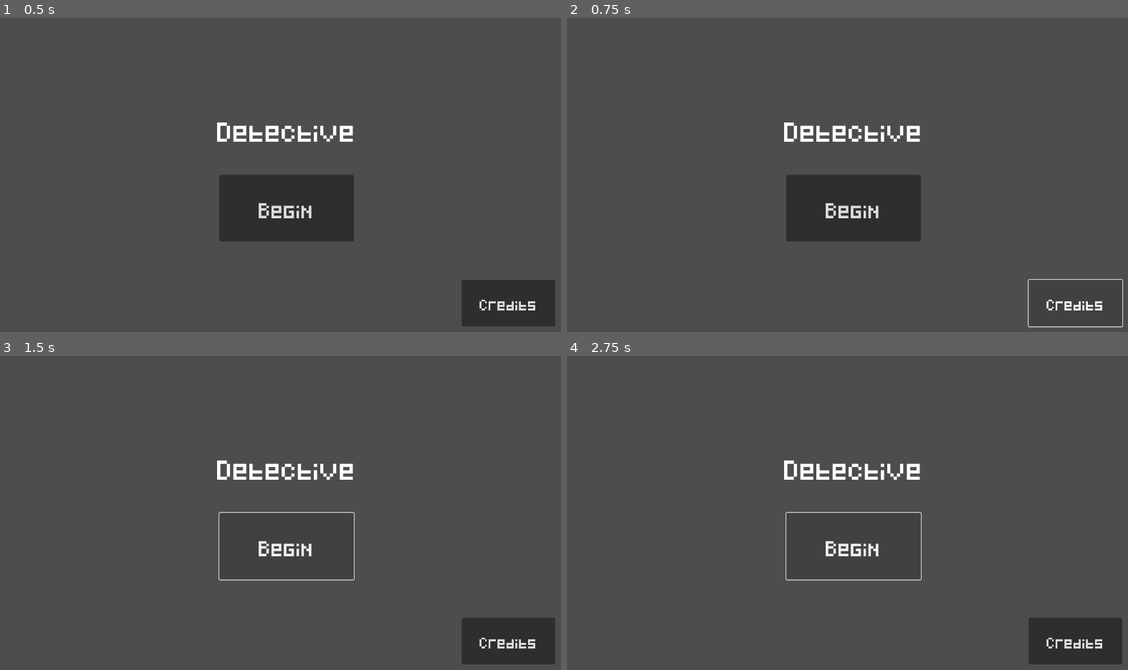
Above: before the commit, frames 1-4 (two rows, left to right).
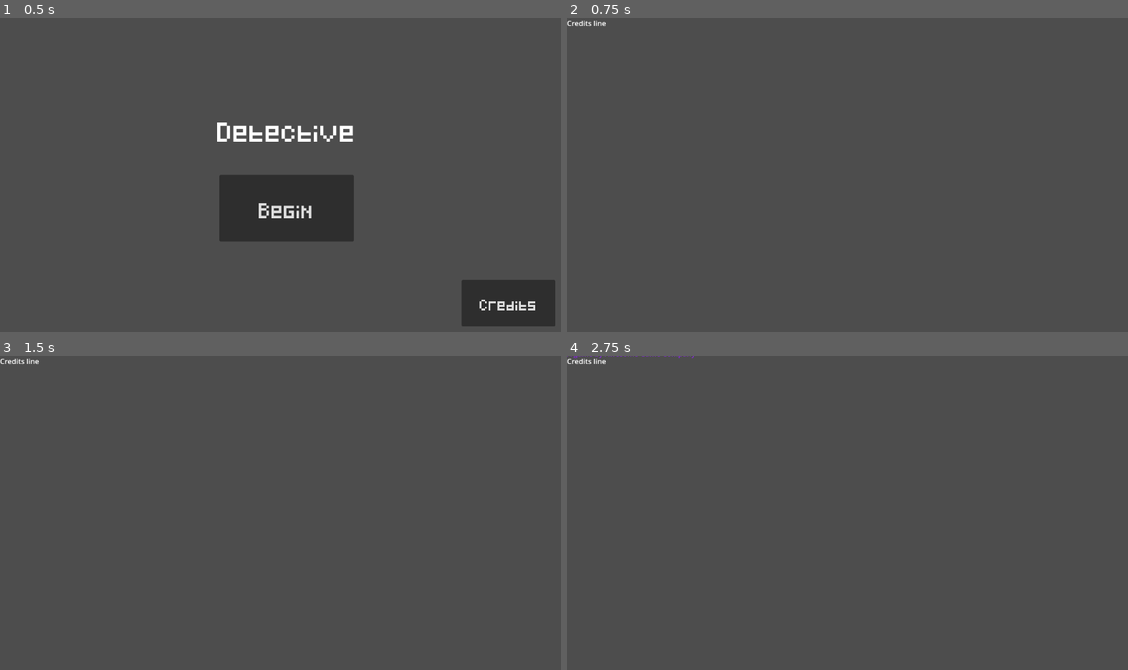
Above: after the commit, the same moments.

Repository: theRealDyer/godot_detective_project
Game: Godot game, scene res://scenes/main_menu.tscn
Same seed, same stepped clock (60 frames per second), same inputs: the game is played once before the commit and once after it. This scene is started directly instead of the project's main scene. Video files are missing from this copy of the repository; at most half a second of black plays in their place.
Inputs (mouse positions are in pixels of both pictures, inside the frame that each line leads up to):
- Up to frame 1 (0.5 s): no input
- Up to frame 2 (0.75 s): click "Credits" at 0.5 s
- Up to frame 3 (1.5 s): click (286, 547) at 1.25 s, where only the run before the commit has a clickable "Begin"
- Up to frame 4 (2.75 s): click (853, 547) at 2 s, where only the run before the commit has a clickable "Begin"

Frame 1 is identical in both runs. In frame 2, 6.1% of the frame differs, in the area x 0-100%, y 0-99%; in frame 3, 3.8%; in frame 4, 3.8%.

Commit message:
(not currently working) credits template scene added and credits button links from main menu to credits.

Diff:
--- /dev/null
+++ b/scenes/GodotCredits.tscn
@@ -0,0 +1,26 @@
+[gd_scene load_steps=2 format=3 uid="uid://8jfknu67yola"]
+
+[ext_resource type="Script" path="res://scripts/GodotCredits.gd" id="1_8x45d"]
+
+[node name="GodotCredits" type="Node2D"]
+script = ExtResource("1_8x45d")
+
+[node name="ColorRect" type="ColorRect" parent="."]
+anchors_preset = 15
+anchor_right = 1.0
+anchor_bottom = 1.0
+color = Color(0, 0, 0, 1)
+
+[node name="CreditsContainer" type="Control" parent="."]
+layout_mode = 3
+anchors_preset = 15
+anchor_right = 1.0
+anchor_bottom = 1.0
+grow_horizontal = 2
+grow_vertical = 2
+
+[node name="Line" type="Label" parent="CreditsContainer"]
+layout_mode = 0
+anchor_right = 1.0
+size_flags_horizontal = 3
+text = "Credits line"
--- a/scenes/credits.tscn
+++ /dev/null
@@ -1,9 +0,0 @@
-[gd_scene format=3 uid="uid://ctas3i7de8sqb"]
-
-[node name="Control" type="Control"]
-layout_mode = 3
-anchors_preset = 15
-anchor_right = 1.0
-anchor_bottom = 1.0
-grow_horizontal = 2
-grow_vertical = 2
--- a/scenes/main_menu.tscn
+++ b/scenes/main_menu.tscn
@@ -81,6 +81,7 @@
 text = "Begin"
 
 [node name="ButtonCredits" type="Button" parent="."]
+layout_mode = 0
 offset_left = 1031.0
 offset_top = 586.0
 offset_right = 1240.0
@@ -102,3 +103,6 @@
 offset_right = 1338.0
 offset_bottom = 761.0
 color = Color(0.137255, 0.137255, 0.145098, 1)
+
+[connection signal="pressed" from="ButtonBegin" to="." method="_on_button_begin_pressed"]
+[connection signal="pressed" from="ButtonCredits" to="." method="_on_button_credits_pressed"]
--- /dev/null
+++ b/scripts/GodotCredits.gd
@@ -0,0 +1,122 @@
+extends Node2D
+
+const section_time := 2.0
+const line_time := 0.3
+const base_speed := 100
+const speed_up_multiplier := 10.0
+const title_color := Color.BLUE_VIOLET
+
+# var scroll_speed := base_speed
+var speed_up := false
+
+@onready var line := $CreditsContainer/Line
+var started := false
+var finished := false
+
+var section
+var section_next := true
+var section_timer := 0.0
+var line_timer := 0.0
+var curr_line := 0
+var lines := []
+
+var credits = [
+	[
+		"A game by Awesome Game Company"
+	],[
+		"Programming",
+		"Programmer Name",
+		"Programmer Name 2"
+	],[
+		"Art",
+		"Artist Name"
+	],[
+		"Music",
+		"Musician Name"
+	],[
+		"Sound Effects",
+		"SFX Name"
+	],[
+		"Testers",
+		"Name 1",
+		"Name 2",
+		"Name 3"
+	],[
+		"Tools used",
+		"Developed with Godot Engine",
+		"https://godotengine.org/license",
+		"",
+		"Art created with My Favourite Art Program",
+		"https://myfavouriteartprogram.com"
+	],[
+		"Special thanks",
+		"My parents",
+		"My friends",
+		"My pet rabbit"
+	]
+]
+
+
+func _process(delta):
+	var scroll_speed = base_speed * delta
+
+	if section_next:
+		section_timer += delta * speed_up_multiplier if speed_up else delta
+		if section_timer >= section_time:
+			section_timer -= section_time
+
+			if credits.size() > 0:
+				started = true
+				section = credits.pop_front()
+				curr_line = 0
+				add_line()
+
+	else:
+		line_timer += delta * speed_up_multiplier if speed_up else delta
+		if line_timer >= line_time:
+			line_timer -= line_time
+			add_line()
+
+	if speed_up:
+		scroll_speed *= speed_up_multiplier
+
+	if lines.size() > 0:
+		for l in lines:
+			l.position.y -= scroll_speed
+			if l.position.y < -l.get_line_height():
+				lines.erase(l)
+				l.queue_free()
+	elif started:
+		finish()
+
+
+func finish():
+	if not finished:
+		finished = true
+		# This is called when the credits finish and returns to the main menu
+		get_tree().change_scene_to_file("res://scenes/main_menu.tscn")
+
+
+func add_line():
+	var new_line = line.duplicate()
+	new_line.text = section.pop_front()
+	lines.append(new_line)
+	if curr_line == 0:
+		# new_line.add_color_override("font_color", title_color)
+		new_line.set("theme_override_colors/font_color", title_color)
+	$CreditsContainer.add_child(new_line)
+
+	if section.size() > 0:
+		curr_line += 1
+		section_next = false
+	else:
+		section_next = true
+
+
+func _unhandled_input(event):
+	if event.is_action_pressed("ui_cancel"):
+		finish()
+	if event.is_action_pressed("ui_down") and !event.is_echo():
+		speed_up = true
+	if event.is_action_released("ui_down") and !event.is_echo():
+		speed_up = false
--- a/scripts/main_menu.gd
+++ b/scripts/main_menu.gd
@@ -4,3 +4,12 @@
 
 	$AnimationPlayer.play("fade_in")
 	await get_tree().create_timer(6).timeout
+
+
+
+func _on_button_credits_pressed():
+	get_tree().change_scene_to_file("res://scenes/GodotCredits.tscn")
+
+
+func _on_button_begin_pressed():
+	get_tree().change_scene_to_file("res://scenes/level_1.tscn")
Renamed: scenes/main.tscn -> scenes/level_1.tscn
